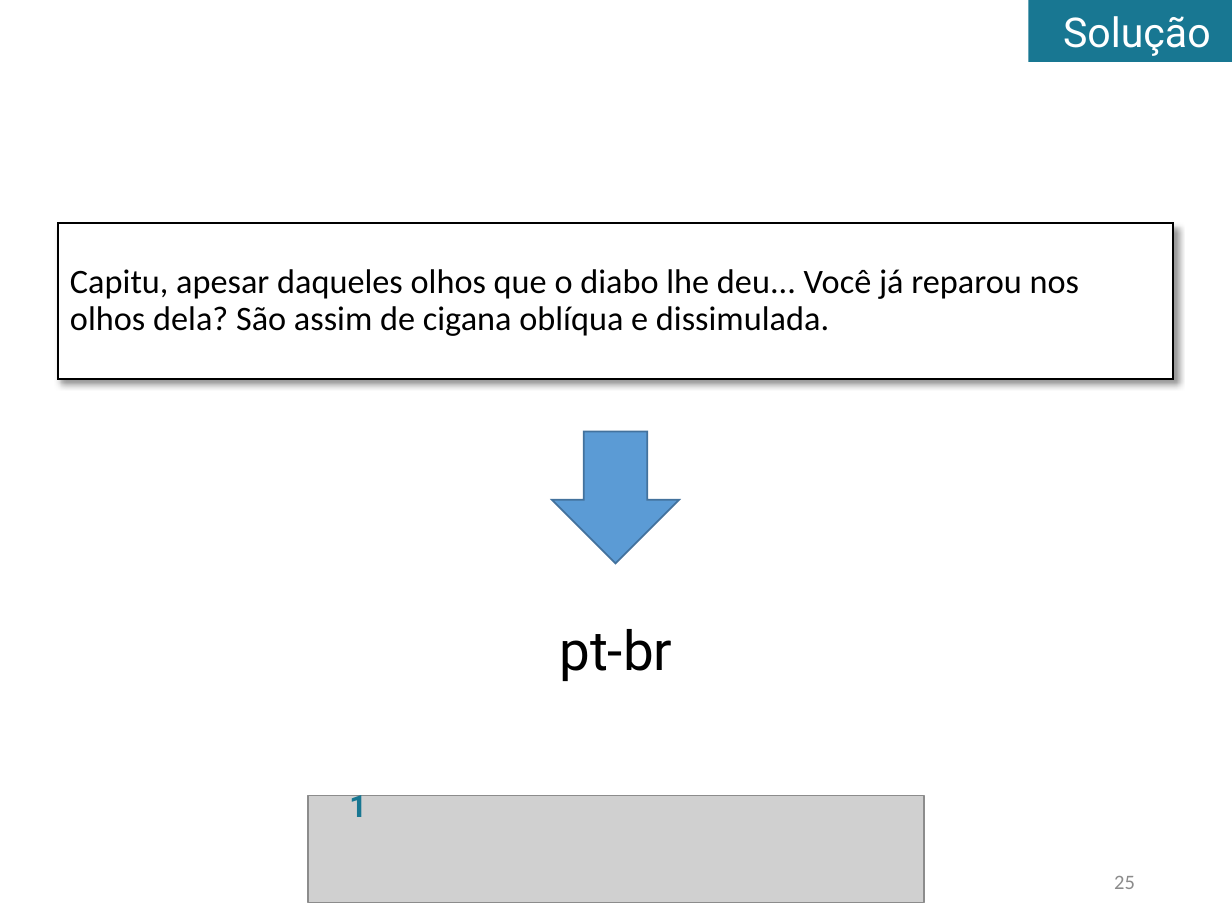
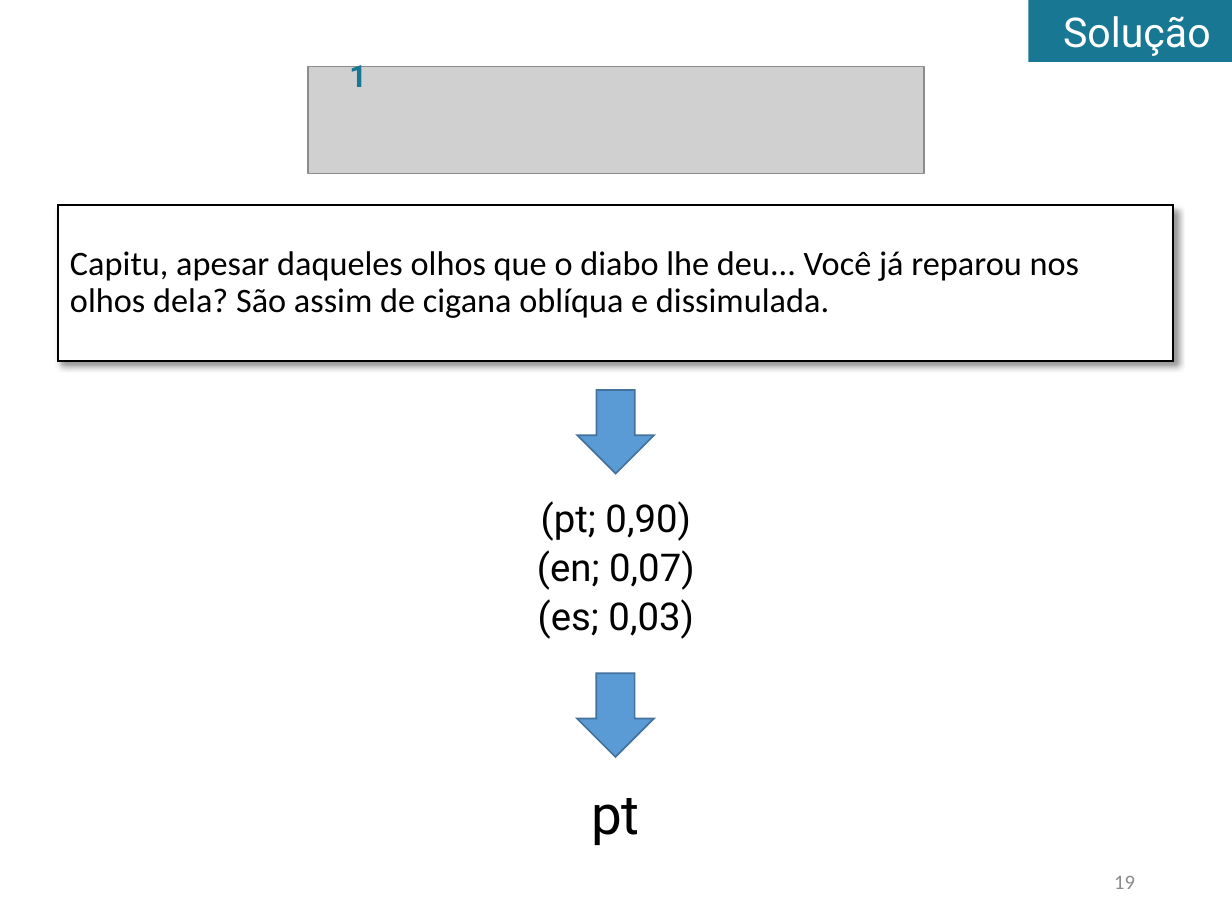
Before and after one commit to tomferreira/mac499, a slide deck: slide 19 of apresentacao/Apresentacao.pptx (slide 25 before the commit). Drawn at 1232x924 pixels with LibreOffice and Linux fonts; fonts in the diff are those of the drawing; grey boxes stand for pictures. Boxes give left, top, right and bottom in pixels: in the first picture for what was removed or moved away, otherwise in the second. Text is boxed around its words. In the diff, an @@ line names an element or a change of style, - is before the commit and + after.

```diff
--- a/apresentacao/Apresentacao.pptx
+++ b/apresentacao/Apresentacao.pptx
@@ text "1": place and size @@
-text "1" at <box>349,789,367,817</box>
+text "1" at <box>349,60,367,87</box>
@@ picture: place and size @@
-picture at <box>308,796,924,903</box>
+picture at <box>308,67,924,174</box>
@@ rectangle "Capitu, apesar daqueles olhos que ...": place and size @@
-rectangle "Capitu, apesar daqueles olhos que ..." at <box>58,223,1174,379</box>
+rectangle "Capitu, apesar daqueles olhos que ..." at <box>58,206,1174,362</box>
@@ down arrow: place and size @@
-down arrow at <box>552,431,679,563</box>
+down arrow at <box>578,391,654,474</box>
@@ text at <box>537,501,694,639</box>: text changed; size 32 to 22.4 pt @@
-pt-br
+(pt; 0,90)
+(en; 0,07)
+(es; 0,03)
@@ down arrow added at <box>577,674,653,758</box>, fill #5B9BD5, outline #43739E 1 pt @@
@@ text added at <box>591,798,640,845</box>, 32 pt, text #000000 @@
+pt
@@ page number at <box>1114,876,1135,889</box>: text changed @@
-25
+19
```
Also in this commit, not shown: 21 other slides changed, 15 slides added, 2 slides removed.
